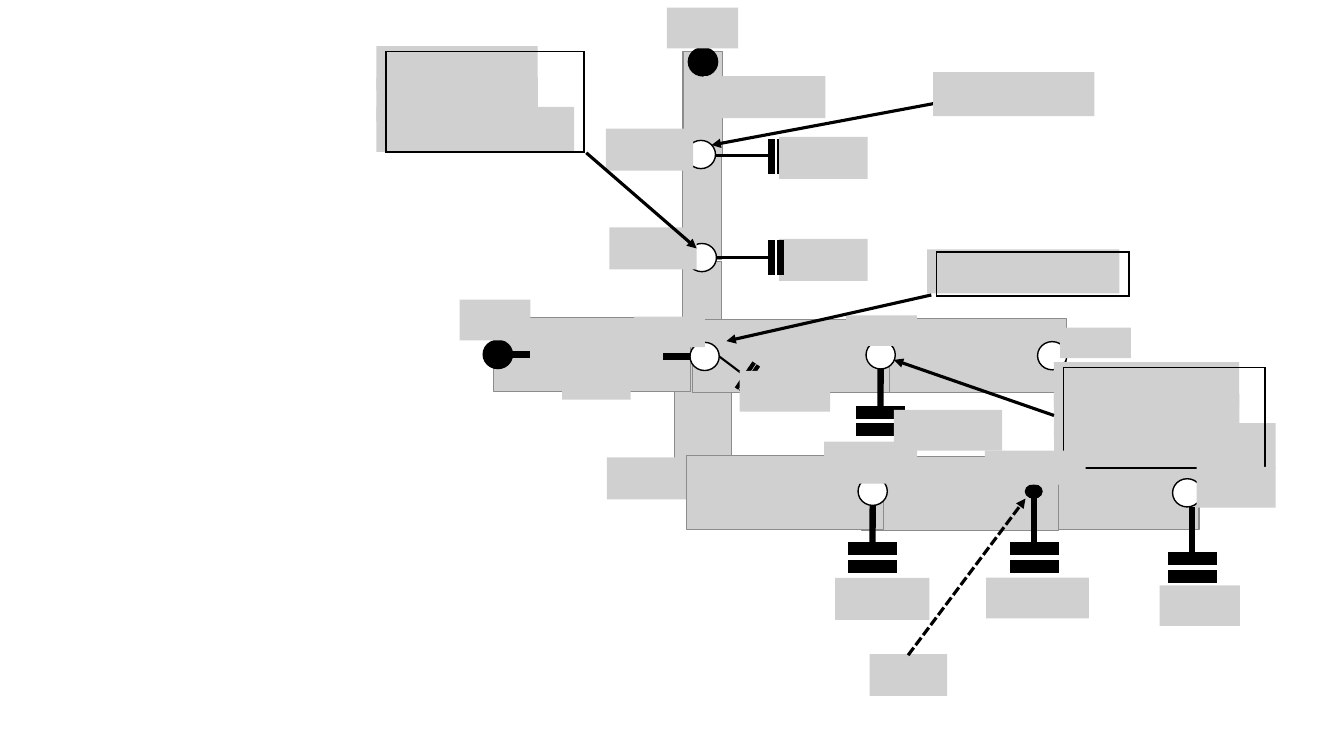
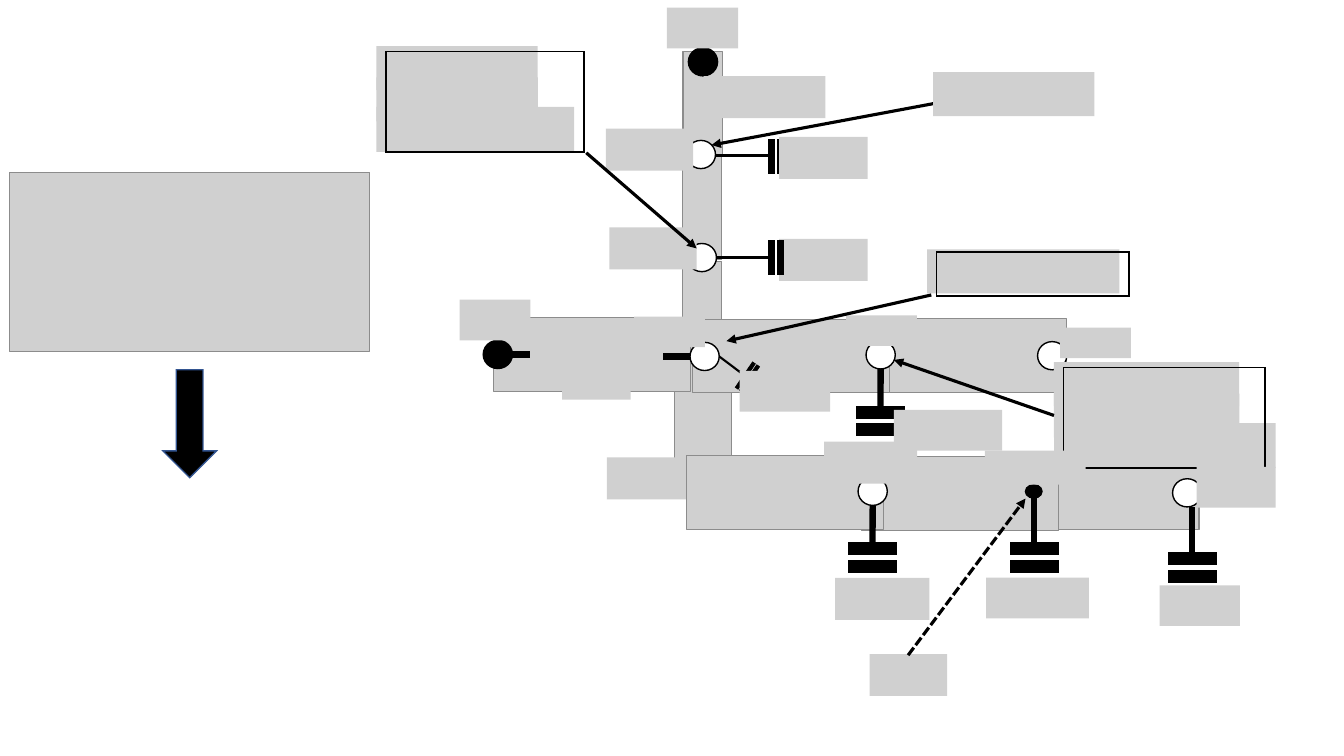
Before and after one commit to xixihaha1995/Hybrid_RC_GGMR, a slide deck: slide 2 of rc_network.pptx (slide 3 before the commit). Drawn at 1344x756 pixels with LibreOffice and Linux fonts; fonts in the diff are those of the drawing; grey boxes stand for pictures. Boxes give left, top, right and bottom in pixels: in the first picture for what was removed or moved away, otherwise in the second. Text is boxed around its words. In the diff, an @@ line names an element or a change of style, - is before the commit and + after.

```diff
--- a/rc_network.pptx
+++ b/rc_network.pptx
@@ picture added at [9, 172, 370, 352] @@
@@ down arrow added at [163, 370, 217, 478], fill #000000, outline #325491 1 pt @@
```
Also in this commit, not shown: 1 other slide changed, 7 other files.
